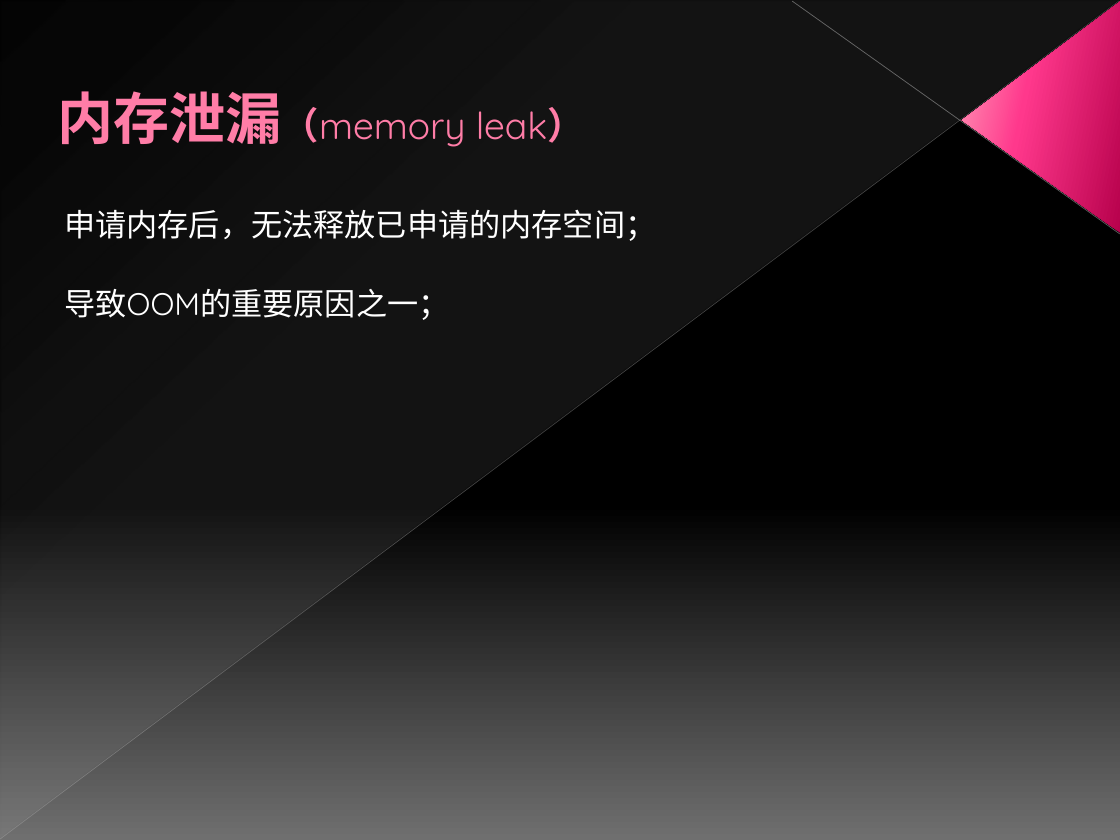
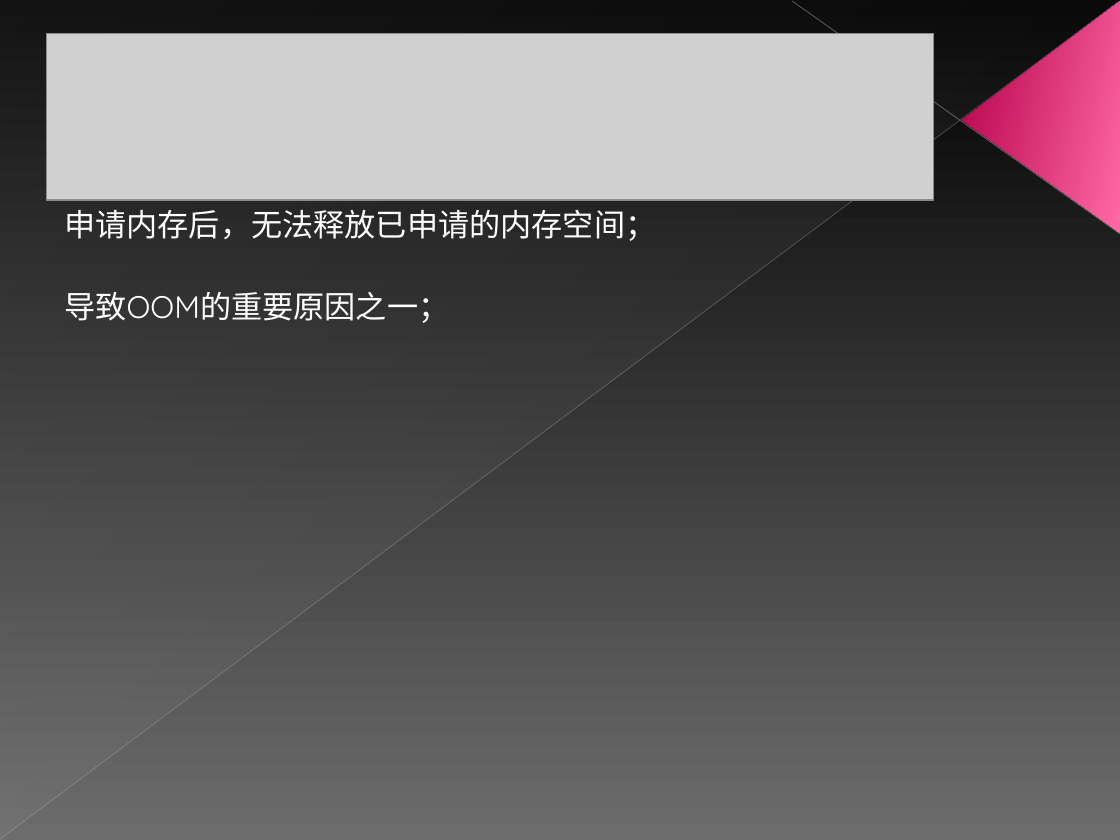
Before and after one commit to Horizonxy/mango, a slide deck: slide 7 of Android内存分析.ppt. Drawn at 1120x840 pixels with LibreOffice and Linux fonts; fonts in the diff are those of the drawing; grey boxes stand for pictures. Boxes give left, top, right and bottom in pixels: in the first picture for what was removed or moved away, otherwise in the second. Text is boxed around its words. In the diff, an @@ line names an element or a change of style, - is before the commit and + after.

```diff
--- a/Android内存分析.ppt
+++ b/Android内存分析.ppt
@@ background gradient #000000 to #707070 to gradient #000000 to #6C6C6C @@
@@ line (0, 839) - (1119, 1): stroke #BFBFBF 0.39 pt to #BFBFBF 0.4 pt @@
@@ line (1120, 234) - (792, 1): stroke #C6C6C6 0.47 pt to #C6C6C6 0.48 pt @@
@@ triangle at bbox=[962, 1, 1120, 233]: fill gradient #B8014E to #FF388C to #FF9CB9 to gradient #B6004A to #FF69A4 @@
@@ picture added at bbox=[47, 34, 934, 200] @@
@@ title removed at bbox=[58, 91, 585, 147] @@
-内存泄漏（memory leak）
@@ text "申请内存后，无法释放已申请的内存空间；" at bbox=[64, 210, 656, 323]: more space between paragraphs @@
```
Also in this commit, not shown: 6 other slides changed, 11 slides added, 1 slide removed, 24 other files.
